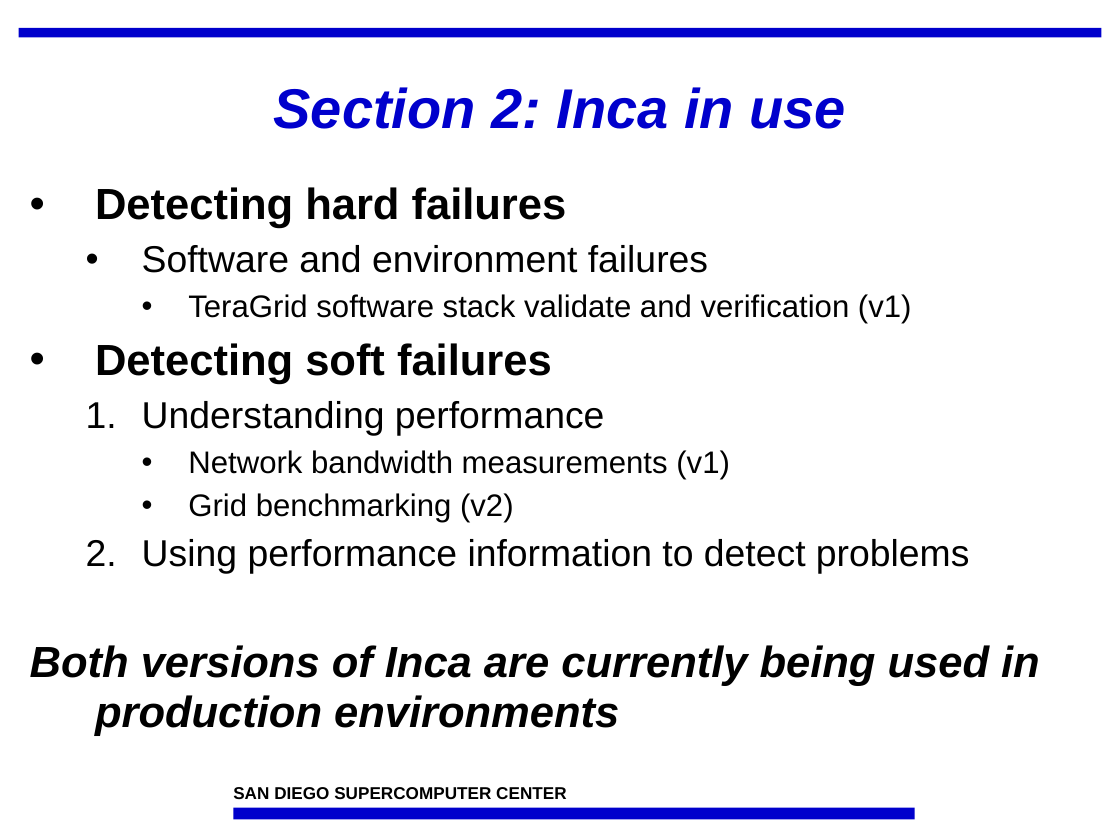
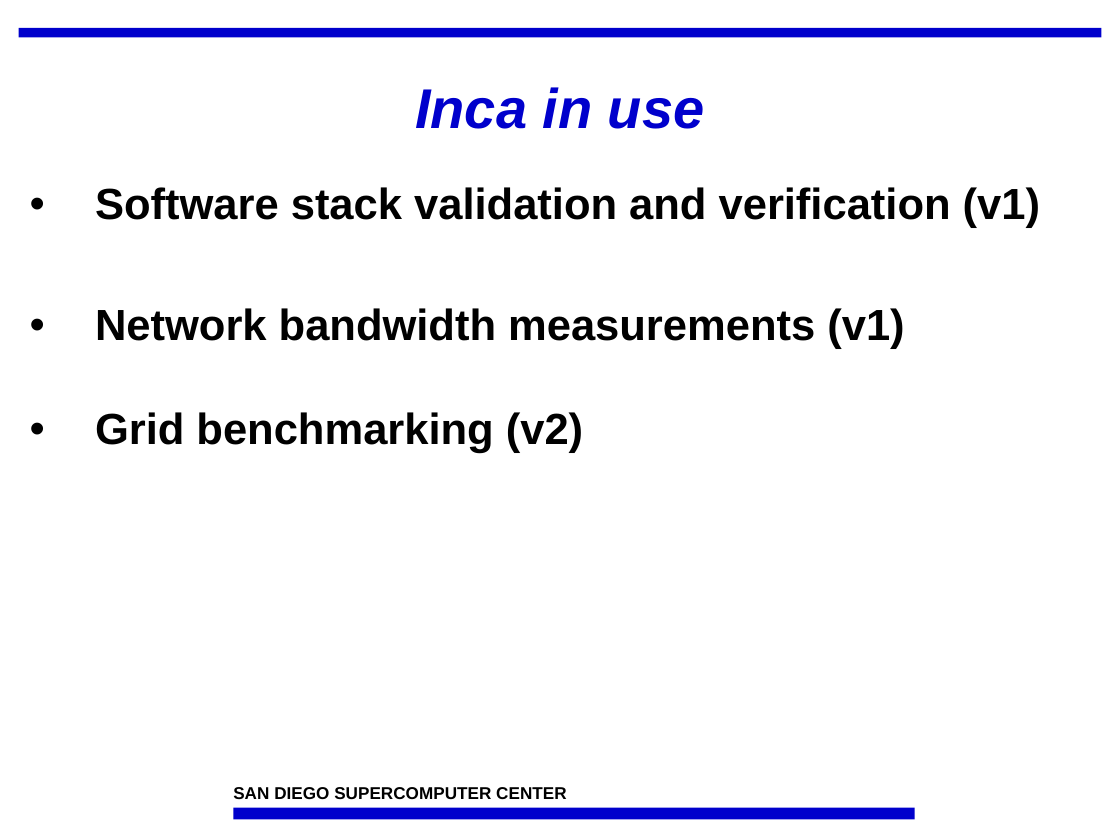
Before and after one commit to IncaProject/inca-xsede, a slide deck: slide 13 of talks/inca_sc05.ppt. Drawn at 1120x840 pixels with LibreOffice and Linux fonts; fonts in the diff are those of the drawing; background and template pictures are left out. Boxes give left, top, right and bottom in pixels: in the first picture for what was removed or moved away, otherwise in the second. Text is boxed around its words. In the diff, an @@ line names an element or a change of style, - is before the commit and + after.

```diff
--- a/talks/inca_sc05.ppt
+++ b/talks/inca_sc05.ppt
@@ title at [415,87,704,129]: text changed @@
-Section 2: Inca in use
+Inca in use
@@ text at [95,187,1040,228]: text changed; size 24 to 28 pt; bold on @@
-• Detecting hard failures
-  • Software and environment failures
-    • TeraGrid software stack validate and verification (v1)
-• Detecting soft failures
-  1. Understanding performance
+• Software stack validation and verification (v1)
@@ text at [95,308,904,453]: size 20 to 28 pt, bold on in "Network bandwidth measurements (v1)", "Grid benchmarking (v2)"; list level 3 to 1 in "Network bandwidth measurements (v1)"; list level 3 to 1 in "Grid benchmarking (v2)" @@
@@ text at [30,539,1040,736]: paragraphs removed @@
-  2. Using performance information to detect problems
-Both versions of Inca are currently being used in production environments
```
Also in this commit, not shown: 17 other slides changed, 1 slide added, 1 slide removed.
